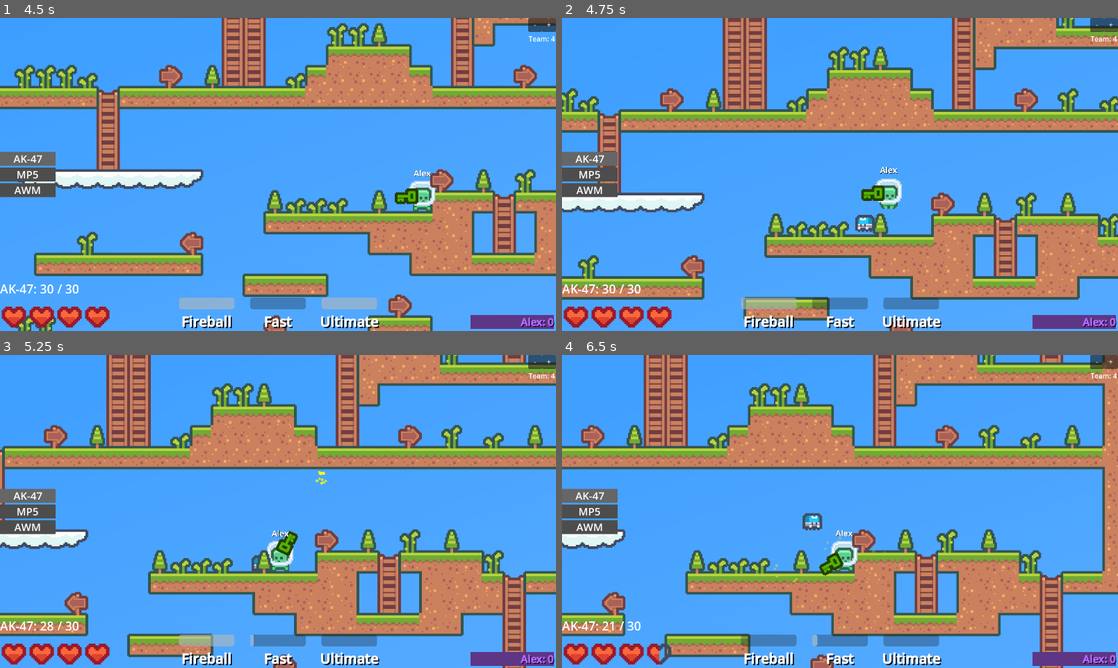
Above: before the commit, frames 1-4 (two rows, left to right).
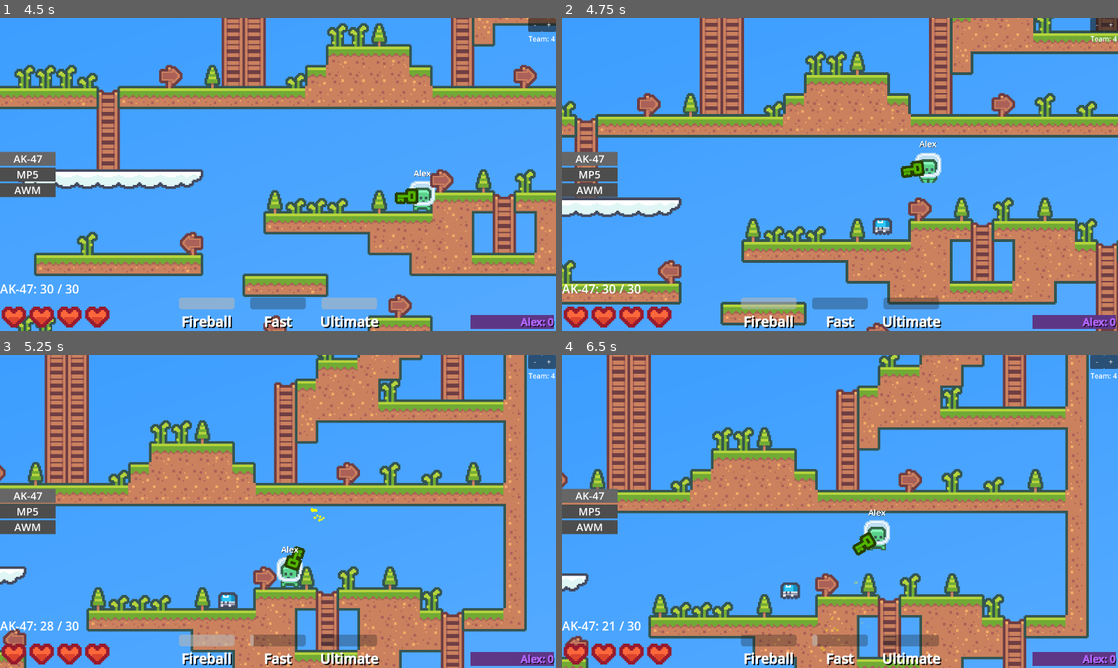
Above: after the commit, the same moments.

Repository: F1zzy31f/Glob-Game
Game: Godot game, scene res://scenes/MainMenu.tscn
The game is run twice, just before and just after one commit, with the same random seed, the same clock (stepped at 60 frames per second) and the same inputs.
Inputs (mouse positions are in pixels of both pictures, inside the frame that each line leads up to):
- Up to frame 1 (4.5 s): click (278, 136) at 0.52 s; type "Alex" at 0.6 s; click "Play" at 1.25 s; click (278, 136) at 2.02 s; type "12" at 2.1 s; click "Host Game" at 2.75 s; tap Enter at 3.5 s; move the mouse to (400, 158) at 3.52 s; hold D (move_right) from 3.53 s (still down); tap Q (ability_active_1) at 3.6 s; tap Space (jump) at 3.77 s; tap E (ability_active_2) at 3.8, 4.35 s; move the mouse to (166, 190) at 4.27 s
- Up to frame 2 (4.75 s): keep holding D (move_right); tap Space (jump) at 4.52 s; tap Z (ability_ultimate) at 4.55 s
- Up to frame 3 (5.25 s): move the mouse to (333, 442) at 5.02 s; release D (move_right) at 5.03 s; press the mouse at (333, 442) at 5.03 s; hold A (move_left) from 5.03 s (still down); tap Z (ability_ultimate) at 5.1 s
- Up to frame 4 (6.5 s): move the mouse to (812, 574) at 5.77 s; release A (move_left) at 5.78 s; release the mouse at (812, 574) at 5.78 s; hold D (move_right) from 5.78 s (still down); click (812, 574) at 5.85 s; tap Space (jump) at 6.02 s; tap Q (ability_active_1) at 6.05 s

Frame 1 is identical in both runs. In frame 2, 38% of the frame differs, in the area x 0-100%, y 0-100%; in frame 3, 58%; in frame 4, 62%.
Error after the commit: Invalid access to property or key 'global_position' on a base object of type 'Nil'. (res://scripts/EnemyAI.gd:44)

Commit message:
Correct goblin spawn position and knockback

Diff:
--- a/scenes/Goblin.tscn
+++ b/scenes/Goblin.tscn
@@ -37,6 +37,9 @@
 properties/0/path = NodePath(".:position")
 properties/0/spawn = true
 properties/0/sync = true
+properties/1/path = NodePath("Sprite:animation")
+properties/1/spawn = true
+properties/1/sync = true
 
 [node name="Goblin" type="CharacterBody2D" groups=["Hurtable"]]
 script = ExtResource("1_fahkt")
--- a/scripts/Ability.gd
+++ b/scripts/Ability.gd
@@ -54,7 +54,7 @@
 						buff()
 
 					AbilityStyle.Summon:
-						summon.rpc(multiplayer.get_unique_id(), -(global_position - get_global_mouse_position()).normalized().limit_length(1) * 24)
+						summon.rpc(multiplayer.get_unique_id())
 
 		AbilityType.Ultimate:
 			if ultimate_charge:
@@ -68,7 +68,7 @@
 
 						AbilityStyle.Summon:
 							for i in summon_count:
-								summon.rpc(multiplayer.get_unique_id(), global_position - (global_position - get_global_mouse_position()).normalized().limit_length(1) * 24 * i)
+								summon.rpc(multiplayer.get_unique_id())
 
 @rpc("any_peer", "call_local")
 func projectile(owner_id, aim_normal):
@@ -94,11 +94,10 @@
 	player.jump_height -= buff_jump_height
 
 @rpc("any_peer", "call_local")
-func summon(owner_id, spawn_position):
+func summon(owner_id):
 	if multiplayer.get_unique_id() != 1: return
 
 	var new_summon = summon_scene.instantiate()
 	new_summon.name = str(owner_id) + "_" + new_summon.name
-	new_summon.global_position = spawn_position
 
 	Temporary.add_child(new_summon, true)
--- a/scripts/EnemyAI.gd
+++ b/scripts/EnemyAI.gd
@@ -16,6 +16,7 @@
 
 var on_climbable = false
 
+var target = null
 var knockback_timer = 0
 
 class input:
@@ -27,12 +28,19 @@
 func _enter_tree():
 	set_multiplayer_authority(int(name.split("_")[0]), true)
 
+func _ready():
+	global_position = Peers.get_node(str(get_multiplayer_authority())).global_position
+
 func _process(delta):
 	if not is_multiplayer_authority(): return
 
 	knockback_timer += delta
 
-	var target = Peers.get_child(1)
+	if target == null:
+		for child in Peers.get_children():
+			if child.is_class("CharacterBody2D") and child.name != str(get_multiplayer_authority()):
+				target = child
+
 	var target_vector = global_position - target.global_position
 
 	if target_vector.x > 24:
@@ -48,7 +56,7 @@
 		if target_vector.length() < 36 and knockback_timer > knockback_delay:
 			knockback_timer = 0
 
-			target.velocity = Vector2(-knockback.x, -knockback.y) if target_vector.x > 0 else Vector2(knockback.x, -knockback.y)
+			target.knockback.rpc(Vector2(-knockback.x, -knockback.y) if target_vector.x > 0 else Vector2(knockback.x, -knockback.y))
 			target.hurt.rpc(damage)
 
 	if target_vector.y > 16:
--- a/scripts/Player.gd
+++ b/scripts/Player.gd
@@ -188,6 +188,10 @@
 	health -= amount
 	ambient_healing_timer = 0
 
+@rpc("any_peer", "call_local")
+func knockback(vector):
+	velocity += vector
+
 func update_scoreboard():
 	for child in scoreboard.get_children():
 		if not child.is_class("Timer"):
